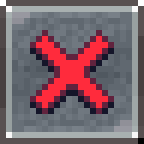
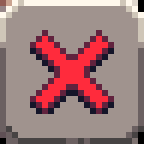
The second 144px x 144px image is a revision of the first. Changes to its layers:
painted on "Background" over [0, 0, 144, 144]
